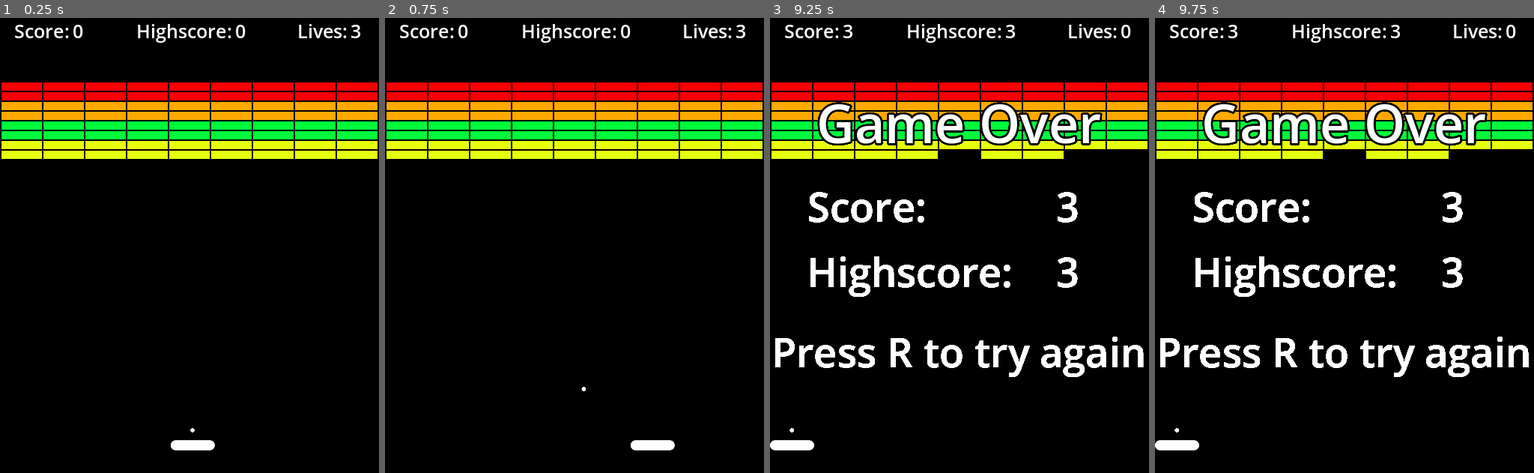
Above: before the commit, frames 1-4 (left to right).
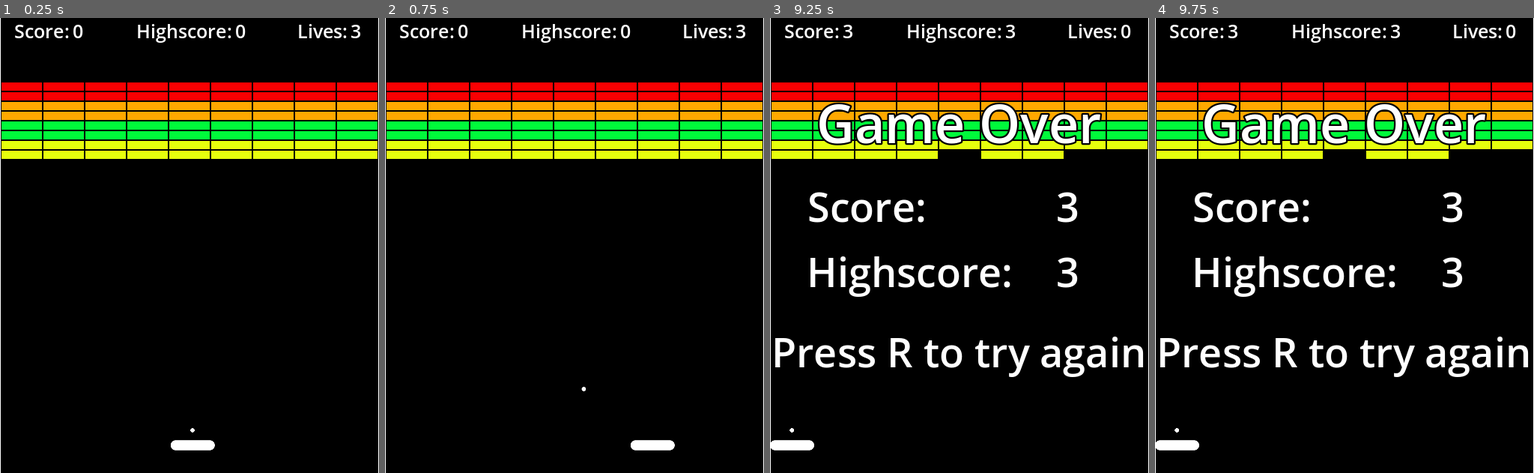
Above: after the commit, the same moments.

Repository: nandorespawns/breakout-clone
Game: Godot game, scene res://Scenes/game.tscn
Same seed, same stepped clock (60 frames per second), same inputs: the game is played once before the commit and once after it.
Inputs:
- Up to frame 1 (0.25 s): no input
- Up to frame 2 (0.75 s): tap Enter at 0.5 s; hold D (move_right) from 0.53 s (still down); hold Space (shoot_ball) from 0.53 s (still down)
- Up to frame 3 (9.25 s): tap R (game_reset) at 1.25, 3.5, 4.15, 5, 5.75, 7.25 s; release D (move_right) at 1.28 s; release Space (shoot_ball) at 1.28 s; hold A (move_left) 1.28-2.03 s; tap Space (shoot_ball) every 1.5 s from 1.35 to 8.85 s; hold Space (shoot_ball) 2.03-2.78 s; hold D (move_right) 2.03-3.53 s; hold Space (shoot_ball) 3.53-4.28 s; hold A (move_left) 3.53-5.78 s; hold Space (shoot_ball) 5.03-5.78 s; hold D (move_right) 5.78-8.03 s; hold Space (shoot_ball) 6.53-7.28 s; hold Space (shoot_ball) 8.03-8.78 s; hold A (move_left) from 8.03 s (still down)
- Up to frame 4 (9.75 s): release A (move_left) at 9.53 s; hold D (move_right) from 9.53 s (still down); hold Space (shoot_ball) from 9.53 s (still down)

The runs differ from the first frame. In frame 1, 0.4% of the frame differs, in the area x 0-100%, y 0-100%; in frame 2, 0.4%; in frame 3, 2.3%; in frame 4, 2.3%.

Commit message:
Fixed brain leak. added sounds

Diff:
--- a/breakout-clone/Scenes/ball.tscn
+++ b/breakout-clone/Scenes/ball.tscn
@@ -1,6 +1,8 @@
-[gd_scene load_steps=4 format=3 uid="uid://cneqmfc12janu"]
+[gd_scene load_steps=6 format=3 uid="uid://cneqmfc12janu"]
 
 [ext_resource type="Script" uid="uid://bdhnrd7hsub17" path="res://Scripts/ball.gd" id="1_d60mj"]
+[ext_resource type="AudioStream" uid="uid://bf6fn47a67jdr" path="res://SFX/hit.wav" id="2_ij5cq"]
+[ext_resource type="AudioStream" uid="uid://cb76gfmn48ald" path="res://SFX/hit_brick.wav" id="3_376qj"]
 
 [sub_resource type="StyleBoxFlat" id="StyleBoxFlat_25osk"]
 bg_color = Color(1, 1, 1, 1)
@@ -39,3 +41,11 @@
 [node name="directionchange" type="Timer" parent="."]
 wait_time = 1.5
 one_shot = true
+
+[node name="Hit" type="AudioStreamPlayer" parent="."]
+stream = ExtResource("2_ij5cq")
+volume_db = -16.838
+
+[node name="hit_brick" type="AudioStreamPlayer" parent="."]
+stream = ExtResource("3_376qj")
+volume_db = -9.905
--- a/breakout-clone/Scenes/ceiling.tscn
+++ b/breakout-clone/Scenes/ceiling.tscn
@@ -9,7 +9,7 @@
 bg_color = Color(0, 0, 0, 1)
 
 [sub_resource type="RectangleShape2D" id="RectangleShape2D_27ou7"]
-size = Vector2(1034, 51)
+size = Vector2(586, 51)
 
 [node name="ceiling" type="StaticBody2D"]
 collision_layer = 2
@@ -18,12 +18,11 @@
 script = ExtResource("1_bycnq")
 
 [node name="ceiling" type="Panel" parent="."]
-offset_left = -27.0
-offset_top = -42.0
-offset_right = 936.0
+offset_left = -5.0
+offset_top = -40.0
+offset_right = 514.0
 theme_override_styles/panel = SubResource("StyleBoxFlat_bycnq")
-metadata/_edit_use_anchors_ = true
 
 [node name="ceiling collision" type="CollisionShape2D" parent="."]
-position = Vector2(449, -25.5)
+position = Vector2(225, -25.5)
 shape = SubResource("RectangleShape2D_27ou7")
--- a/breakout-clone/Scenes/game.tscn
+++ b/breakout-clone/Scenes/game.tscn
@@ -8,13 +8,16 @@
 [sub_resource type="StyleBoxFlat" id="StyleBoxFlat_3dryh"]
 bg_color = Color(0, 0, 0, 1)
 
+[sub_resource type="StyleBoxFlat" id="StyleBoxFlat_wowpa"]
+bg_color = Color(1, 1, 1, 1)
+
 [node name="Game" type="Node2D"]
 
 [node name="background" type="Panel" parent="."]
-offset_left = -117.0
-offset_top = -60.0
-offset_right = 646.0
-offset_bottom = 777.0
+offset_left = -57.0
+offset_top = -50.0
+offset_right = 514.0
+offset_bottom = 776.0
 theme_override_styles/panel = SubResource("StyleBoxFlat_3dryh")
 
 [node name="brick_manager" parent="." instance=ExtResource("1_3dryh")]
@@ -24,3 +27,16 @@
 [node name="walls" parent="." instance=ExtResource("1_qxrlw")]
 
 [node name="ceiling" parent="." instance=ExtResource("4_3dryh")]
+position = Vector2(10, 0)
+
+[node name="left border" type="Panel" parent="."]
+offset_left = -10.0
+offset_right = 1.0
+offset_bottom = 607.0
+theme_override_styles/panel = SubResource("StyleBoxFlat_wowpa")
+
+[node name="right border" type="Panel" parent="."]
+offset_left = 505.0
+offset_right = 516.0
+offset_bottom = 607.0
+theme_override_styles/panel = SubResource("StyleBoxFlat_wowpa")
--- a/breakout-clone/Scenes/player.tscn
+++ b/breakout-clone/Scenes/player.tscn
@@ -34,6 +34,7 @@
 grow_horizontal = 2
 grow_vertical = 2
 theme_override_styles/panel = SubResource("StyleBoxFlat_f60y1")
+metadata/_edit_use_anchors_ = true
 
 [node name="paddle_shape" type="CollisionShape2D" parent="."]
 position = Vector2(0.5, 0)
--- a/breakout-clone/Scripts/ball.gd
+++ b/breakout-clone/Scripts/ball.gd
@@ -5,9 +5,12 @@
 var direction: Vector2 = Vector2.UP
 var gainspeed: int = 10
 @onready var direction_change: Timer = $directionchange
+@onready var hit: AudioStreamPlayer = $Hit
+@onready var hit_brick: AudioStreamPlayer = $hit_brick
+
 
 func _ready() -> void:
-	pass
+	Global.ball = self
 
 func _physics_process(delta: float) -> void:
 	if is_active:
@@ -16,16 +19,26 @@
 
 		if collision:
 			var direction_angle = rad_to_deg(direction.angle())
-			if collision.get_collider().is_class("StaticBody2D"):
+			if collision.get_collider().name == "walls":
 				direction = direction.bounce(collision.get_normal()).normalized()
-				if collision.get_collider().has_method("hit"):
-					collision.get_collider().hit()
-					speed += gainspeed
-				elif collision.get_collider().name == "ceiling":
-					collision.get_collider().reduce_player()
+				hit.pitch_scale = (randf_range(0.7, 0.9))
+				hit.play()
+			if collision.get_collider().has_method("hit"):
+				direction = direction.bounce(collision.get_normal()).normalized()
+				hit_brick.pitch_scale = randf_range(0.85, 1)
+				hit_brick.play()
+				collision.get_collider().hit()
+				speed += gainspeed
+			if collision.get_collider().name == "ceiling":
+				direction = direction.bounce(collision.get_normal()).normalized()
+				hit.pitch_scale = (randf_range(0.7, 0.9))
+				hit.play()
+				collision.get_collider().reduce_player()
 			#testing getting direction from player
 			if collision.get_collider().is_class("CharacterBody2D"):
 				var player_direction = collision.get_collider().direction
+				hit.pitch_scale = randf_range(0.8,1.2)
+				hit.play()
 
 				if player_direction == 1 and direction_change.is_stopped():
 					if direction_angle >= 0 and direction_angle <= 90:
--- a/breakout-clone/Scripts/brick_manager.gd
+++ b/breakout-clone/Scripts/brick_manager.gd
@@ -7,14 +7,31 @@
 var brick_width = 56
 var brick_separation_y = 13
 
+var brick_amount = []
+
 func _ready() -> void:
+	populate()
 
+
+
+func _process(delta: float) -> void:
+
+	brick_amount = brick_amount.filter(func (i): return i != null)
+
+	if brick_amount.is_empty():
+		Global.ball.is_active = false
+		populate()
+
+
+
+func populate():
 	for column in range(8):
 		for row in range(9):
 			var new_brick = BRICK.instantiate()
 			new_brick.position.x = default_x_1 + (brick_width * row)
 			new_brick.position.y = default_y_1 + (brick_separation_y * column)
 			add_child(new_brick)
+			brick_amount.append(new_brick)
 			var new_brick_style = StyleBoxFlat.new()
 			if column < 2:
 				new_brick_style.bg_color = Color(0.98, 0, 0.01, 1)
--- a/breakout-clone/Scripts/ceiling.gd
+++ b/breakout-clone/Scripts/ceiling.gd
@@ -4,6 +4,6 @@
 func reduce_player():
 
 	if Global.paddle_size >= 30:
-		Global.paddle_size -= 10
-		Global.paddle_position_x += 5
-		Global.paddle_shape_height -= 10
+		Global.paddle_size -= 4
+		Global.paddle_position_x += 2
+		Global.paddle_shape_height -= 4
--- a/breakout-clone/Scripts/game_manager.gd
+++ b/breakout-clone/Scripts/game_manager.gd
@@ -12,6 +12,7 @@
 
 
 const GAME_OVER = preload("res://Scenes/game_over.tscn")
+var game_over = GAME_OVER.instantiate()
 
 const UI = preload("res://Scenes/ui.tscn")
 var ui = UI.instantiate()
@@ -25,6 +26,8 @@
 
 	add_child(ui)
 
+	add_child(game_over)
+	game_over.visible = false
 
 func _process(delta: float) -> void:
 
@@ -46,10 +49,11 @@
 		ball.is_active = true
 
 func end_game():
-	if Global.lives == 0:
+	if Global.lives <= 0:
+		game_over.visible = true
 		get_tree().paused = true
-		var game_over = GAME_OVER.instantiate()
-		add_child(game_over)
+
+
 		game_over.get_child(4).text = str(Global.score)
 		game_over.get_child(5).text = str(Global.highscore)
 
@@ -65,3 +69,4 @@
 
 	else:
 		get_tree().paused = false
+		game_over.visible = false
--- a/breakout-clone/Scripts/global.gd
+++ b/breakout-clone/Scripts/global.gd
@@ -11,6 +11,8 @@
 var paddle_position_x = -48
 var paddle_shape_height = 97
 
+var ball : Node2D = null
+
 
 func _process(delta: float) -> void:
 	if score >= highscore:
--- a/breakout-clone/project.godot
+++ b/breakout-clone/project.godot
@@ -24,7 +24,6 @@
 window/size/viewport_width=506
 window/size/viewport_height=607
 window/stretch/mode="viewport"
-window/stretch/aspect="keep_height"
 
 [input]
 
@@ -62,3 +61,4 @@
 textures/canvas_textures/default_texture_filter=0
 renderer/rendering_method="gl_compatibility"
 renderer/rendering_method.mobile="gl_compatibility"
+textures/vram_compression/import_etc2_astc=true
Not shown, added: breakout-clone/SFX/hit.wav.import
Not shown, added: breakout-clone/SFX/hit_brick.wav.import
Not shown: 1 places in breakout-clone/Scenes/game.tscn that only renumber resources
Not shown, added: breakout-clone/export_presets.cfg
Not shown, added: breakout-clone/SFX/hit.wav
Not shown, added: breakout-clone/SFX/hit_brick.wav
